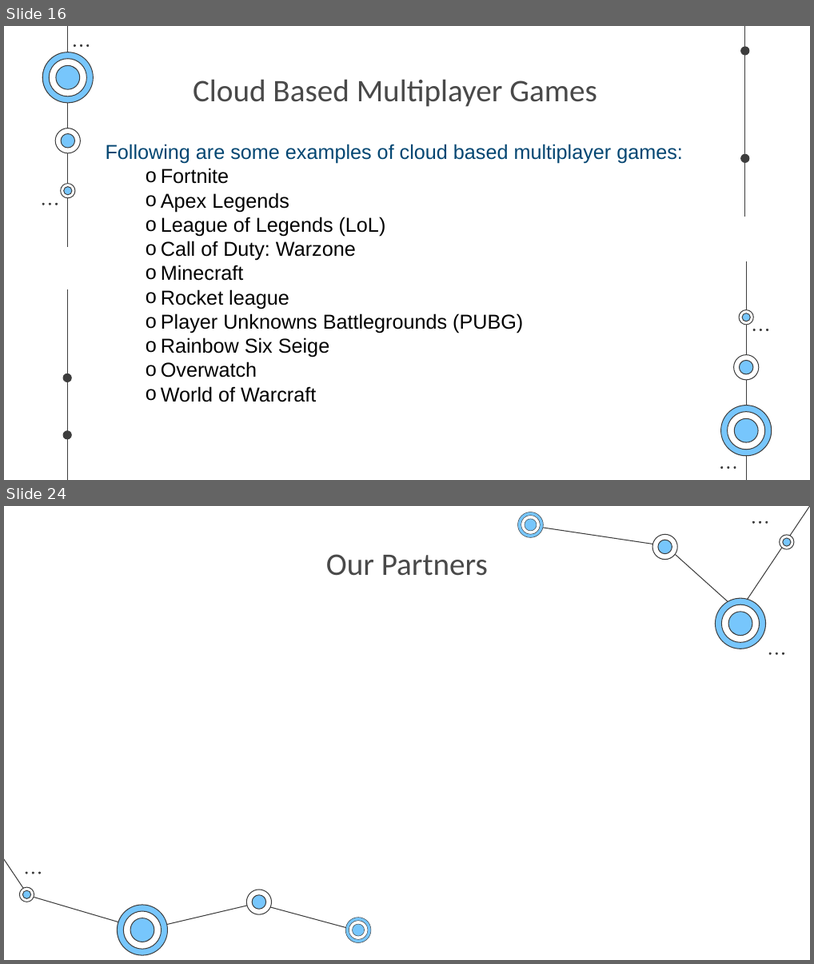
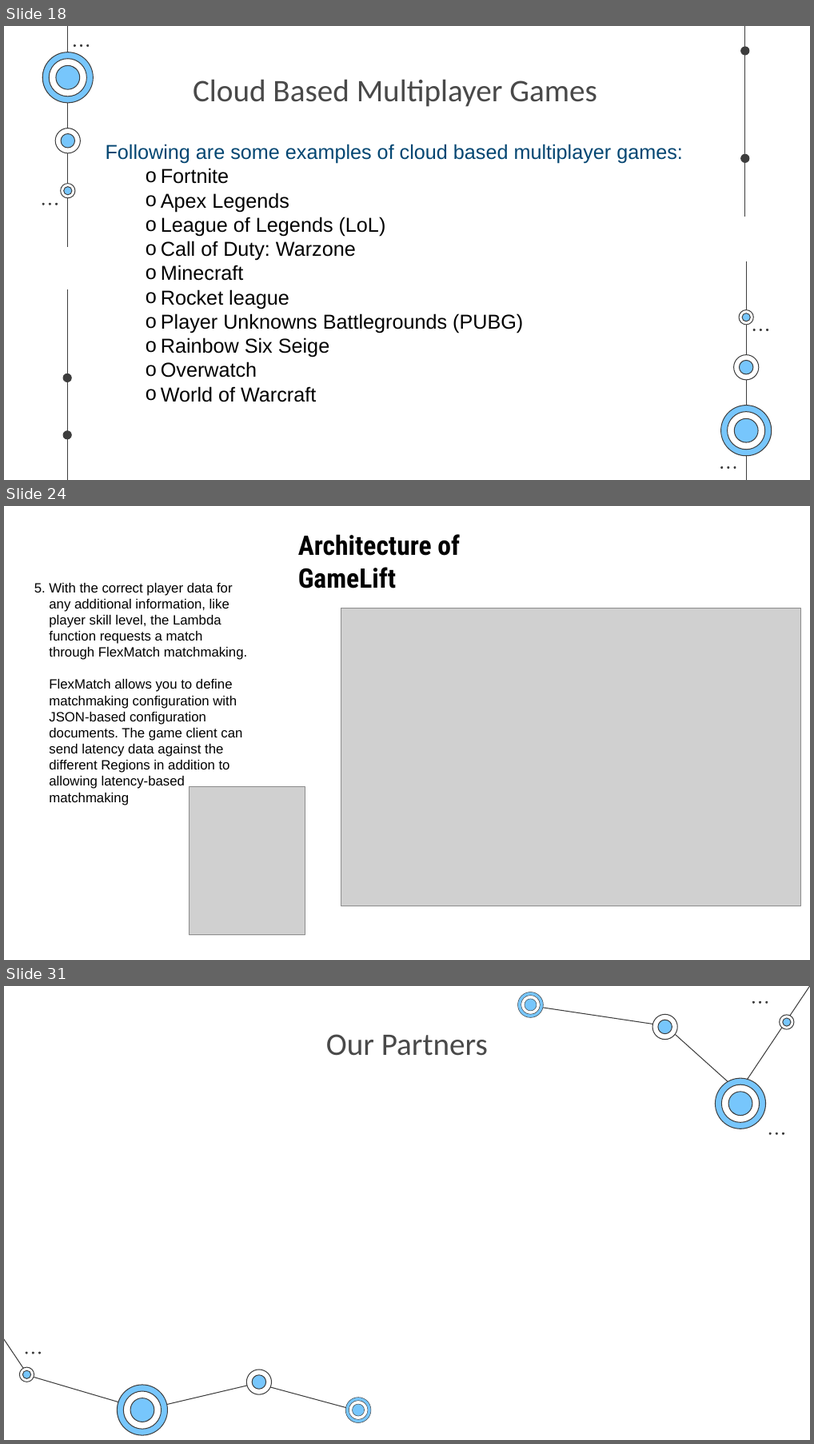
Before and after one commit to SaurabhYadav388/misc_works, a slide deck: Cloud_PPT/Shosau.pptx. Shown one above the other, each under a label of ours: slides 16 and 24 before the commit, slides 18, 24 and 31 after it; the slides between them are not shown. The pictures are 814x964 and 814x1444 pixels, drawn with LibreOffice and Linux fonts; fonts in the diff are those of the drawing; grey boxes stand for pictures. Boxes give left, top, right and bottom in pixels: in the first picture for what was removed or moved away, otherwise in the second. Text is boxed around its words. In the diff, an @@ line names an element or a change of style, - is before the commit and + after.

```diff
--- a/Cloud_PPT/Shosau.pptx
+++ b/Cloud_PPT/Shosau.pptx
@@ slide 24 added at (4,506,810,960), background #FFFFFF @@
@@ text added at (298,534,460,588), 24 pt, text #000000, bold @@
+Architecture of GameLift
@@ text added at (34,583,247,805), 12 pt, text #000000 @@
+5. With the correct player data for any additional information, like player skill level, the Lambda function requests a match through FlexMatch matchmaking.
+FlexMatch allows you to define matchmaking configuration with JSON-based configuration documents. The game client can send latency data against the different Regions in addition to allowing latency-based matchmaking
@@ picture added at (341,608,802,906) @@
@@ picture added at (190,787,306,934) @@
@@ what was slide 16 is now slide 18 @@
@@ what was slide 24 is now slide 31 @@
```
Also in this commit, not shown: 3 slides changed, 12 other slides added, 6 slides removed, 1 other file.
